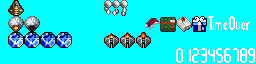
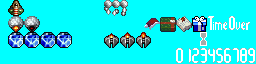
Before/after of a 256 × 64 layered artwork. What changed in the layer stack:
added layer "Hourglass" above "Time over" over [200, 32, 207, 46]
